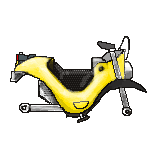
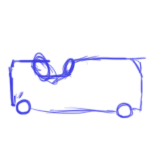
Before/after of a 150px x 150px layered artwork. What changed in the layer stack:
hid group "Bike" (4 layers) over left=7, top=36, right=147, bottom=123
renamed "Layer 10" to "box-car", showed it, painted on it over left=7, top=51, right=147, bottom=119
